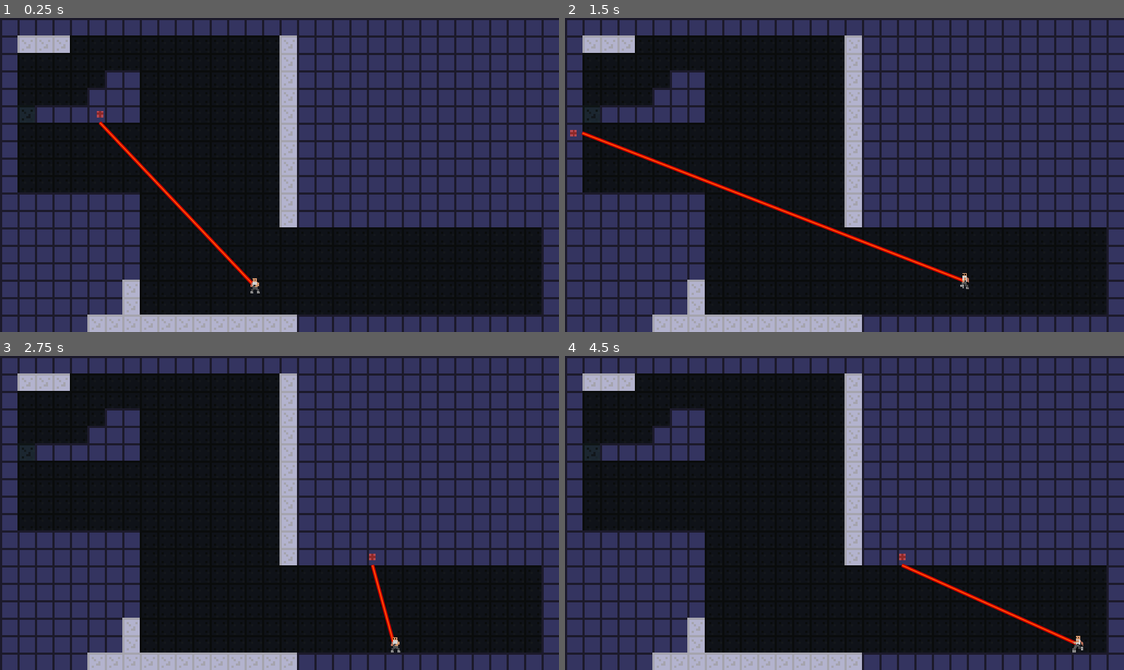
Above: before the commit, frames 1-4 (two rows, left to right).
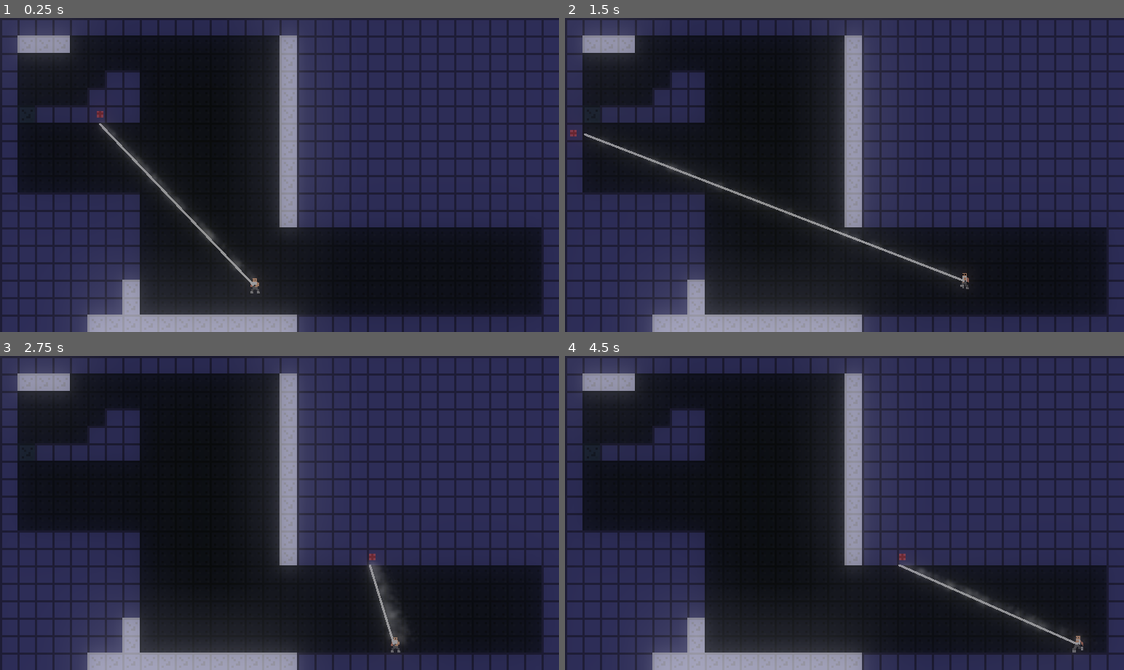
Above: after the commit, the same moments.

Repository: badsadcode/Portal_like_2D
Game: Godot game, scene res://scenes/world/World.tscn
The game is run twice, just before and just after one commit, with the same random seed, the same clock (stepped at 60 frames per second) and the same inputs.
Inputs (mouse positions are in pixels of both pictures, inside the frame that each line leads up to):
- Up to frame 1 (0.25 s): no input
- Up to frame 2 (1.5 s): move the mouse to (967, 159) at 0.52 s; hold D (right) from 0.53 s (still down); click (967, 159) at 0.6 s; tap Space (jump) at 0.77 s; move the mouse to (732, 190) at 1.27 s; tap Middle mouse button (m_mouse) at 1.35 s
- Up to frame 3 (2.75 s): tap Space (jump) at 1.52 s; move the mouse to (335, 443) at 2.02 s; release D (right) at 2.03 s; hold A (left) from 2.03 s (still down); right-click (335, 443) at 2.1 s
- Up to frame 4 (4.5 s): move the mouse to (816, 575) at 2.77 s; release A (left) at 2.78 s; hold D (right) 2.78-4.28 s; click (816, 575) at 2.85 s; tap Space (jump) at 3.02, 3.77 s; move the mouse to (1012, 560) at 3.52 s; tap Middle mouse button (m_mouse) at 3.6 s; move the mouse to (676, 465) at 4.27 s; hold A (left) from 4.28 s (still down); right-click (676, 465) at 4.35 s

The runs differ from the first frame. In frame 1, 6.4% of the frame differs, in the area x 3-55%, y 4-100%; in frame 2, 6.7%, in the area x 0-73%, y 4-100%; in frame 3, 6.1%; in frame 4, 6.3%.

Commit message:
laser redesign
Now laser is made of Line2D node and uses particles effect

Diff:
--- a/project.godot
+++ b/project.godot
@@ -29,7 +29,6 @@
 window/size/height=144
 window/size/test_width=1280
 window/size/test_height=720
-window/vsync/use_vsync=false
 window/stretch/mode="2d"
 window/stretch/aspect="keep"
 
--- a/scenes/debug/DebugWindow.tscn
+++ b/scenes/debug/DebugWindow.tscn
@@ -1,10 +1,9 @@
 [gd_scene load_steps=11 format=2]
 
-[ext_resource path="res://assets/fonts/DebugWindow_font.tres" type="DynamicFont" id=1]
 [ext_resource path="res://scenes/debug/DebugWindow.gd" type="Script" id=2]
 [ext_resource path="res://assets/RUNESCAPE_UF.TTF" type="DynamicFontData" id=3]
 [ext_resource path="res://assets/fonts/DebugWindow_console_font.tres" type="DynamicFont" id=4]
-
+[ext_resource path="res://assets/themes/menu_default.theme" type="Theme" id=5]
 
 [sub_resource type="CanvasItemMaterial" id=1]
 light_mode = 1
@@ -62,13 +61,15 @@
 TextEdit/icons/tab = null
 TextEdit/styles/completion = null
 TextEdit/styles/focus = null
-TextEdit/styles/normal = SubResource( 6 )
-TextEdit/styles/read_only = SubResource( 7 )
+TextEdit/styles/normal = SubResource( 3 )
+TextEdit/styles/read_only = SubResource( 4 )
 
 [node name="DebugWindow" type="Control"]
 margin_left = 4.0
-margin_right = 252.0
+margin_top = 4.0
+margin_right = 246.0
 margin_bottom = 68.0
+theme = ExtResource( 5 )
 script = ExtResource( 2 )
 __meta__ = {
 "_edit_use_anchors_": false
@@ -76,7 +77,7 @@
 
 [node name="ColorRect" type="ColorRect" parent="."]
 anchor_right = 1.0
-margin_bottom = 119.0
+margin_bottom = 107.0
 rect_min_size = Vector2( 0, 40 )
 color = Color( 0.129412, 0.129412, 0.129412, 0.454902 )
 __meta__ = {
@@ -94,59 +95,55 @@
 
 [node name="Line1" type="Label" parent="VBoxContainer"]
 material = SubResource( 1 )
-margin_right = 248.0
+margin_right = 242.0
 margin_bottom = 7.0
-custom_fonts/font = ExtResource( 1 )
 text = "Line ..."
 
 [node name="Line2" type="Label" parent="VBoxContainer"]
 material = SubResource( 1 )
 margin_top = 7.0
-margin_right = 248.0
+margin_right = 242.0
 margin_bottom = 14.0
-custom_fonts/font = ExtResource( 1 )
 text = "Line ..."
 
 [node name="Line3" type="Label" parent="VBoxContainer"]
 material = SubResource( 1 )
 margin_top = 14.0
-margin_right = 248.0
+margin_right = 242.0
 margin_bottom = 21.0
-custom_fonts/font = ExtResource( 1 )
 text = "Line ..."
 
 [node name="Line4" type="Label" parent="VBoxContainer"]
 material = SubResource( 1 )
 margin_top = 21.0
-margin_right = 248.0
+margin_right = 242.0
 margin_bottom = 28.0
-custom_fonts/font = ExtResource( 1 )
 text = "Line ..."
 
 [node name="Line5" type="Label" parent="VBoxContainer"]
 material = SubResource( 1 )
 margin_top = 28.0
-margin_right = 248.0
+margin_right = 242.0
 margin_bottom = 35.0
-custom_fonts/font = ExtResource( 1 )
 text = "Line ..."
 
 [node name="Line6" type="Label" parent="VBoxContainer"]
 material = SubResource( 1 )
 margin_top = 35.0
-margin_right = 248.0
+margin_right = 242.0
 margin_bottom = 42.0
-custom_fonts/font = ExtResource( 1 )
 text = "Line ..."
 
 [node name="console" type="RichTextLabel" parent="VBoxContainer"]
 margin_top = 42.0
-margin_right = 248.0
+margin_right = 242.0
 margin_bottom = 106.0
 rect_min_size = Vector2( 0, 64 )
+focus_mode = 2
 custom_fonts/normal_font = SubResource( 2 )
 bbcode_enabled = true
 scroll_following = true
+selection_enabled = true
 __meta__ = {
 "_edit_use_anchors_": false
 }
--- a/scenes/player/character_customization/CharacterCustomization.gd
+++ b/scenes/player/character_customization/CharacterCustomization.gd
@@ -1,5 +1,13 @@
 extends Control
 
+
+onready var laser_beam_increase = $"VBoxContainer/Laser_Beam/HBoxContainer/laser_beam_increase_button"
+onready var laser_beam_color_button = $"VBoxContainer/Laser_Beam/HBoxContainer/Button2"
+onready var laser_beam_decrease = $"VBoxContainer/Laser_Beam/HBoxContainer/laser_beam_decrease_button"
+
+onready var laser_glow_increase = $"VBoxContainer/Laser_Glow/HBoxContainer/laser_glow_increase_button"
+onready var laser_glow_color_button = $"VBoxContainer/Laser_Glow/HBoxContainer/Button2"
+onready var laser_glow_decrease = $"VBoxContainer/Laser_Glow/HBoxContainer/laser_glow_decrease_button"
 
 onready var hat_increase = $"VBoxContainer/Hat/HBoxContainer/hat_decrease_button"
 onready var hat_color_button = $"VBoxContainer/Hat/HBoxContainer/Button2"
@@ -16,6 +24,8 @@
 onready var hat_style_override = hat_color_button.get_stylebox("disabled").duplicate()
 onready var torso_style_override = torso_color_button.get_stylebox("disabled").duplicate()
 onready var legs_style_override = legs_color_button.get_stylebox("disabled").duplicate()
+onready var laser_glow_style_override = laser_glow_color_button.get_stylebox("disabled").duplicate()
+onready var laser_beam_style_override = laser_beam_color_button.get_stylebox("disabled").duplicate()
 
 onready var hat_model_decrease = $"VBoxContainer/Hat_Model/HBoxContainer/hat_model_decrease_button"
 onready var hat_model_button = $"VBoxContainer/Hat_Model/HBoxContainer/Button2"
@@ -34,18 +44,21 @@
 var torso_color_index = 0
 var legs_color_index = 0
 var hat_model_index = 0
+var laser_beam_color_index = 0
+var laser_glow_color_index = 0
+
 
 var original_position = Vector2()
 
 signal color_change
 signal hat_model_change
 
-const HAT_MODELS = ["res://assets/player_sprites/hat_no_hat.png",
-					"res://assets/player_sprites/hat_fedora.png",
-					"res://assets/player_sprites/hat_cylinder.png",
-					"res://assets/player_sprites/hat_bandana.png",
-					"res://assets/player_sprites/hat_bandana2.png",
-					"res://assets/player_sprites/hat_johnny_bravo.png",
+const HAT_MODELS = [["res://assets/player_sprites/hat_no_hat.png","NO HAT"],
+					["res://assets/player_sprites/hat_fedora.png","FEDORA"],
+					["res://assets/player_sprites/hat_cylinder.png","CYLINDER"],
+					["res://assets/player_sprites/hat_bandana.png","BANDANA"],
+					["res://assets/player_sprites/hat_bandana2.png","BANDANA 2"],
+					["res://assets/player_sprites/hat_johnny_bravo.png","JOHNNY"],
 
 					]
 
@@ -70,6 +83,8 @@
 	set_color(hat_color_button, hat_style_override, hat_color_index)
 	set_color(torso_color_button, torso_style_override, torso_color_index)
 	set_color(legs_color_button, legs_style_override, legs_color_index)
+	set_color(laser_glow_color_button, laser_glow_style_override, laser_glow_color_index)
+	set_color(laser_beam_color_button, laser_beam_style_override, laser_beam_color_index)
 	set_model()
 
 
@@ -83,12 +98,13 @@
 
 
 func set_model():
-	das_model_hat.texture = load(HAT_MODELS[hat_model_index])
+	das_model_hat.texture = load(HAT_MODELS[hat_model_index][0])
 	var texture_width = das_model_hat.texture.get_width()
 	var texture_height = das_model_hat.texture.get_height()
 	das_model_hat.centered = false
 	das_model_hat.set_offset(Vector2(-texture_width/2, -texture_height))
-	Playervars.player_hat_model = HAT_MODELS[hat_model_index]
+	Playervars.player_hat_model = HAT_MODELS[hat_model_index][0]
+	hat_model_button.text = HAT_MODELS[hat_model_index][1]
 
 
 func increase_index(aArray, aIndex):
@@ -163,6 +179,7 @@
 
 func _on_hat_model_decrease_button_pressed():
 	hat_model_index = decrease_index(HAT_MODELS, hat_model_index)
+	hat_model_button.text = HAT_MODELS[hat_model_index][1]
 	emit_signal("hat_model_change")
 	Playervars.emit_signal("update_appearance")
 	hat_model_decrease.release_focus()
@@ -170,6 +187,33 @@
 
 func _on_hat_model_increase_button_pressed():
 	hat_model_index = increase_index(HAT_MODELS, hat_model_index)
+	hat_model_button.text = HAT_MODELS[hat_model_index][1]
 	emit_signal("hat_model_change")
 	Playervars.emit_signal("update_appearance")
 	hat_model_increase.release_focus()
+
+
+func _on_laser_glow_increase_button_pressed():
+	laser_glow_color_index = increase_index(COLORS,laser_glow_color_index)
+	set_color(laser_glow_color_button, laser_glow_style_override, laser_glow_color_index)
+	Playervars.laser_glow_color = COLORS[laser_glow_color_index]
+
+
+
+func _on_laser_glow_decrease_button_pressed():
+	laser_glow_color_index = decrease_index(COLORS,laser_glow_color_index)
+	set_color(laser_glow_color_button, laser_glow_style_override, laser_glow_color_index)
+	Playervars.laser_glow_color = COLORS[laser_glow_color_index]
+
+
+
+func _on_laser_beam_increase_button_pressed():
+	laser_beam_color_index = increase_index(COLORS,laser_beam_color_index)
+	set_color(laser_beam_color_button, laser_beam_style_override, laser_beam_color_index)
+	Playervars.laser_beam_color = COLORS[laser_beam_color_index]
+
+
+func _on_laser_beam_decrease_button_pressed():
+	laser_beam_color_index = decrease_index(COLORS,laser_beam_color_index)
+	set_color(laser_beam_color_button, laser_beam_style_override, laser_beam_color_index)
+	Playervars.laser_beam_color = COLORS[laser_beam_color_index]
--- a/scenes/player/character_customization/CharacterCustomization.tscn
+++ b/scenes/player/character_customization/CharacterCustomization.tscn
@@ -186,6 +186,86 @@
 disabled = true
 
 [node name="legs_increase_button" type="Button" parent="VBoxContainer/Pants/HBoxContainer"]
+margin_left = 84.0
+margin_right = 96.0
+margin_bottom = 8.0
+rect_min_size = Vector2( 12, 0 )
+text = ">"
+
+[node name="Laser_Beam" type="VBoxContainer" parent="VBoxContainer"]
+margin_top = 72.0
+margin_right = 96.0
+margin_bottom = 86.0
+custom_constants/separation = -1
+
+[node name="Label" type="Label" parent="VBoxContainer/Laser_Beam"]
+margin_right = 96.0
+margin_bottom = 7.0
+text = "LASER BEAM"
+align = 1
+
+[node name="HBoxContainer" type="HBoxContainer" parent="VBoxContainer/Laser_Beam"]
+margin_top = 6.0
+margin_right = 96.0
+margin_bottom = 14.0
+__meta__ = {
+"_edit_use_anchors_": false
+}
+
+[node name="laser_beam_decrease_button" type="Button" parent="VBoxContainer/Laser_Beam/HBoxContainer"]
+margin_right = 12.0
+margin_bottom = 8.0
+rect_min_size = Vector2( 12, 0 )
+text = "<"
+
+[node name="Button2" type="Button" parent="VBoxContainer/Laser_Beam/HBoxContainer"]
+margin_left = 16.0
+margin_right = 80.0
+margin_bottom = 8.0
+rect_min_size = Vector2( 64, 0 )
+disabled = true
+
+[node name="laser_beam_increase_button" type="Button" parent="VBoxContainer/Laser_Beam/HBoxContainer"]
+margin_left = 84.0
+margin_right = 96.0
+margin_bottom = 8.0
+rect_min_size = Vector2( 12, 0 )
+text = ">"
+
+[node name="Laser_Glow" type="VBoxContainer" parent="VBoxContainer"]
+margin_top = 90.0
+margin_right = 96.0
+margin_bottom = 104.0
+custom_constants/separation = -1
+
+[node name="Label" type="Label" parent="VBoxContainer/Laser_Glow"]
+margin_right = 96.0
+margin_bottom = 7.0
+text = "LASER GLOW"
+align = 1
+
+[node name="HBoxContainer" type="HBoxContainer" parent="VBoxContainer/Laser_Glow"]
+margin_top = 6.0
+margin_right = 96.0
+margin_bottom = 14.0
+__meta__ = {
+"_edit_use_anchors_": false
+}
+
+[node name="laser_glow_decrease_button" type="Button" parent="VBoxContainer/Laser_Glow/HBoxContainer"]
+margin_right = 12.0
+margin_bottom = 8.0
+rect_min_size = Vector2( 12, 0 )
+text = "<"
+
+[node name="Button2" type="Button" parent="VBoxContainer/Laser_Glow/HBoxContainer"]
+margin_left = 16.0
+margin_right = 80.0
+margin_bottom = 8.0
+rect_min_size = Vector2( 64, 0 )
+disabled = true
+
+[node name="laser_glow_increase_button" type="Button" parent="VBoxContainer/Laser_Glow/HBoxContainer"]
 margin_left = 84.0
 margin_right = 96.0
 margin_bottom = 8.0
@@ -206,3 +286,7 @@
 [connection signal="pressed" from="VBoxContainer/Torso/HBoxContainer/torso_increase_button" to="." method="_on_torso_increase_button_pressed"]
 [connection signal="pressed" from="VBoxContainer/Pants/HBoxContainer/legs_decrease_button" to="." method="_on_legs_decrease_button_pressed"]
 [connection signal="pressed" from="VBoxContainer/Pants/HBoxContainer/legs_increase_button" to="." method="_on_legs_increase_button_pressed"]
+[connection signal="pressed" from="VBoxContainer/Laser_Beam/HBoxContainer/laser_beam_decrease_button" to="." method="_on_laser_beam_decrease_button_pressed"]
+[connection signal="pressed" from="VBoxContainer/Laser_Beam/HBoxContainer/laser_beam_increase_button" to="." method="_on_laser_beam_increase_button_pressed"]
+[connection signal="pressed" from="VBoxContainer/Laser_Glow/HBoxContainer/laser_glow_decrease_button" to="." method="_on_laser_glow_decrease_button_pressed"]
+[connection signal="pressed" from="VBoxContainer/Laser_Glow/HBoxContainer/laser_glow_increase_button" to="." method="_on_laser_glow_increase_button_pressed"]
--- a/scenes/player/character_customization/CustomizablePlayer.gd
+++ b/scenes/player/character_customization/CustomizablePlayer.gd
@@ -24,6 +24,9 @@
 #HELPER VARIABLES
 onready var coord = $"../Coord"
 onready var tilemap = $"../TileMap"
+onready var laser_beam = $"Laser_Beam"
+onready var laser_glow = $"Laser_Glow"
+onready var laser_beam_particles = $"Laser_Beam/Laser_Beam_Particles"
 var PortalObject = load("res://scenes/portal/Portal.tscn")
 
 onready var body_torso = $"Body/Torso"
@@ -54,8 +57,6 @@
 
 
 func _process(delta):
-
-	update()
 	set_sprite_direction()
 
 	#GUN RAYCAST
@@ -63,13 +64,25 @@
 	setTilePointer(coord, raycast, tilemap)
 	deployPortals()
 
-
-func _draw():
-	#Draw line showing where player is pointing his portal gun
-	var laser_glow_color : = Color(1.0, 0, 0, 1)
-	var laser_beam_color : = Color(1.4, 0.60, 0, 1)
-	draw_line(Vector2(0,0), raycast.get_collision_point() - get_global_position(), laser_glow_color, 1.25, true)
-	draw_line(Vector2(0,0), raycast.get_collision_point() - get_global_position(), laser_beam_color, 1.0, true)
+func point_laser_beam():
+	var cast_point = to_local(raycast.get_collision_point())
+	laser_beam_particles.position = cast_point * 0.5
+	laser_beam_particles.rotation = (laser_beam.points[0] - cast_point).angle()
+	laser_beam_particles.process_material.emission_box_extents.x = cast_point.length() * 0.5
+	laser_beam_particles.process_material.emission_box_extents.y = 0.3
+	laser_beam.default_color = Playervars.laser_beam_color
+	laser_glow.default_color = Playervars.laser_glow_color
+	laser_beam.points[1] = cast_point
+	laser_glow.points[1] = cast_point
+
+#func _draw():
+#	#Draw line showing where player is pointing his portal gun
+#	var laser_glow_color = Playervars.laser_glow_color
+#	var laser_beam_color = Playervars.laser_beam_color
+#	laser_glow_color.a = 0.3
+#	laser_beam_color.a = 0.9
+#	draw_line(Vector2(0,0), raycast.get_collision_point() - get_global_position(), laser_glow_color, 1.25, true)
+#	draw_line(Vector2(0,0), raycast.get_collision_point() - get_global_position(), laser_beam_color, 1.0, true)
 
 
 func get_max_velocity():
@@ -81,6 +94,7 @@
 
 
 func _physics_process(delta):
+	point_laser_beam()
 	get_max_velocity()
 	handle_inputs(delta)
 	motion = move_and_slide(motion, Vector2.UP, false, 4, PI/4, false)
--- a/scenes/player/character_customization/CustomizablePlayer.tscn
+++ b/scenes/player/character_customization/CustomizablePlayer.tscn
@@ -1,10 +1,11 @@
-[gd_scene load_steps=31 format=2]
+[gd_scene load_steps=37 format=2]
 
 [ext_resource path="res://assets/player_sprites/torso_animation.png" type="Texture" id=1]
 [ext_resource path="res://assets/player_sprites/legs_animation.png" type="Texture" id=2]
 [ext_resource path="res://assets/player_sprites/head_animation.png" type="Texture" id=3]
 [ext_resource path="res://assets/player_sprites/hands_animation.png" type="Texture" id=4]
 [ext_resource path="res://scenes/player/character_customization/CustomizablePlayer.gd" type="Script" id=5]
+[ext_resource path="res://assets/player_sprites/laser_particles_texture.png" type="Texture" id=6]
 
 [sub_resource type="RectangleShape2D" id=1]
 extents = Vector2( 2, 3.5 )
@@ -140,6 +141,31 @@
 "name": "run",
 "speed": 10.0
 } ]
+
+[sub_resource type="Gradient" id=29]
+colors = PoolColorArray( 1, 1, 1, 0.105882, 1, 1, 1, 0 )
+
+[sub_resource type="GradientTexture" id=30]
+gradient = SubResource( 29 )
+
+[sub_resource type="Curve" id=27]
+_data = [ Vector2( 0, 0.819318 ), 0.0, 0.0, 0, 0, Vector2( 1, 0 ), 0.0, 0.0, 0, 0 ]
+
+[sub_resource type="CurveTexture" id=28]
+curve = SubResource( 27 )
+
+[sub_resource type="ParticlesMaterial" id=26]
+emission_shape = 2
+emission_box_extents = Vector3( 30, 1, 1 )
+flag_disable_z = true
+spread = 180.0
+gravity = Vector3( 0, 0, 0 )
+initial_velocity = 0.83
+orbit_velocity = 0.0
+orbit_velocity_random = 0.0
+scale_random = 1.0
+scale_curve = SubResource( 28 )
+color_ramp = SubResource( 30 )
 
 [node name="CustomizablePlayer" type="KinematicBody2D"]
 script = ExtResource( 5 )
@@ -182,6 +208,29 @@
 position = Vector2( -0.5, -3 )
 scale = Vector2( 0.5, 0.5 )
 
+[node name="Laser_Glow" type="Line2D" parent="."]
+points = PoolVector2Array( 0, 0, 6.745, 0 )
+width = 1.013
+default_color = Color( 1, 1, 1, 1 )
+joint_mode = 2
+begin_cap_mode = 2
+end_cap_mode = 2
+
+[node name="Laser_Beam" type="Line2D" parent="."]
+points = PoolVector2Array( 0, 0, 6.745, 0 )
+width = 0.539
+default_color = Color( 0.00784314, 0.619608, 0.760784, 1 )
+joint_mode = 2
+begin_cap_mode = 2
+end_cap_mode = 2
+
+[node name="Laser_Beam_Particles" type="Particles2D" parent="Laser_Beam"]
+amount = 296
+lifetime = 0.25
+local_coords = false
+process_material = SubResource( 26 )
+texture = ExtResource( 6 )
+
 [node name="RayCast2D" type="RayCast2D" parent="."]
 enabled = true
 
--- a/scenes/player/playervars.gd
+++ b/scenes/player/playervars.gd
@@ -6,19 +6,22 @@
 var player_skin_color = Color(1.0, 1.0, 1.0, 1.0)
 var player_hat_color = Color(1.0, 1.0, 1.0, 1.0)
 var laser_glow_color = Color(1.0, 1.0, 1.0, 1.0)
-var laser_beam_color = Color(0.0, 0.5, 0.8, 1.0)
+var laser_beam_color = Color(1.0, 1.0, 1.0)
 
 # Possible bug when there's no CustomizablePlayer scene in current scene...
-
+# onreadys below will be removed when CharacterCustomizator will be finished
+# all changes in CharacterCustomizator will be saved in playervars.gd autoload
+# or in a config file?
+signal update_appearance
 onready var player = get_tree().get_root().get_node("World/CustomizablePlayer")
 onready var player_hat = player.get_node("Body/Hat")
 onready var player_head = player.get_node("Body/Head")
 onready var player_torso = player.get_node("Body/Torso")
-onready var player_arms = player.get_node("Body/arms")
+onready var player_arms = player.get_node("Body/Arms")
 onready var player_legs = player.get_node("Body/Legs")
 var player_hat_model = "res://assets/player_sprites/hat_no_hat.png"
 
-signal update_appearance
+
 
 func update_appearance():
 	player_hat.texture = load(Playervars.player_hat_model)
--- a/scenes/world/World.tscn
+++ b/scenes/world/World.tscn
@@ -7,6 +7,7 @@
 [ext_resource path="res://scenes/player/character_customization/CharacterCustomization.tscn" type="PackedScene" id=5]
 [ext_resource path="res://scenes/world/Coord.tscn" type="PackedScene" id=6]
 [ext_resource path="res://scenes/debug/DebugWindow.tscn" type="PackedScene" id=7]
+[ext_resource path="res://scenes/world/world_environment.tres" type="Environment" id=8]
 
 [sub_resource type="ConvexPolygonShape2D" id=1]
 points = PoolVector2Array( 0, 0, 8, 0, 8, 8, 0, 8 )
@@ -698,7 +699,7 @@
 [node name="Coord" parent="." instance=ExtResource( 6 )]
 
 [node name="CanvasModulate" type="CanvasModulate" parent="."]
-color = Color( 0.831373, 0.831373, 0.831373, 1 )
+color = Color( 0.505882, 0.505882, 0.505882, 1 )
 
 [node name="DebugWindow" parent="." instance=ExtResource( 7 )]
 margin_left = 2.65165
@@ -714,3 +715,6 @@
 margin_top = -152.0
 margin_right = -1.5
 margin_bottom = -152.0
+
+[node name="WorldEnvironment" type="WorldEnvironment" parent="."]
+environment = ExtResource( 8 )
--- /dev/null
+++ b/scenes/world/world_environment.tres
@@ -0,0 +1,10 @@
+[gd_resource type="Environment" format=2]
+
+[resource]
+background_mode = 4
+glow_enabled = true
+glow_intensity = 1.04
+glow_strength = 1.08
+glow_bloom = 0.09
+glow_blend_mode = 0
+glow_hdr_scale = 1.39
Binary file added: assets/player_sprites/laser_particles_texture.png
Binary file changed: assets/themes/scrollbar_scroll.stylebox
Not shown: 2 places in scenes/debug/DebugWindow.tscn that only renumber resources
Not shown: 1 places in scenes/world/World.tscn that only renumber resources
